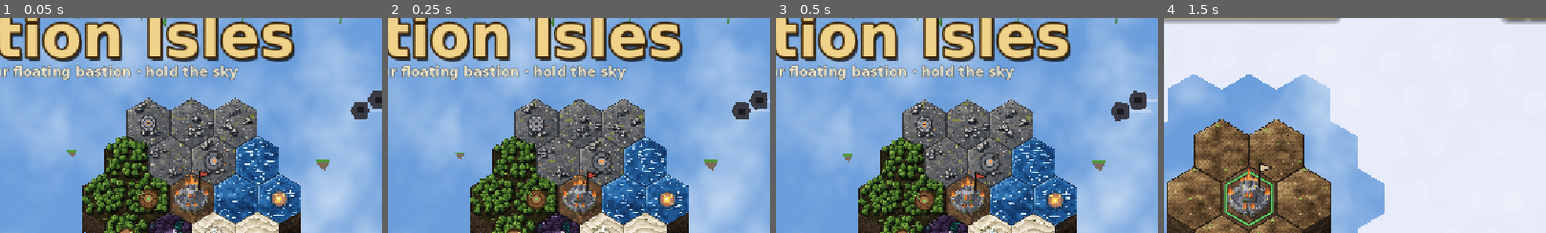
Above: before the commit, frames 1-4 (left to right).
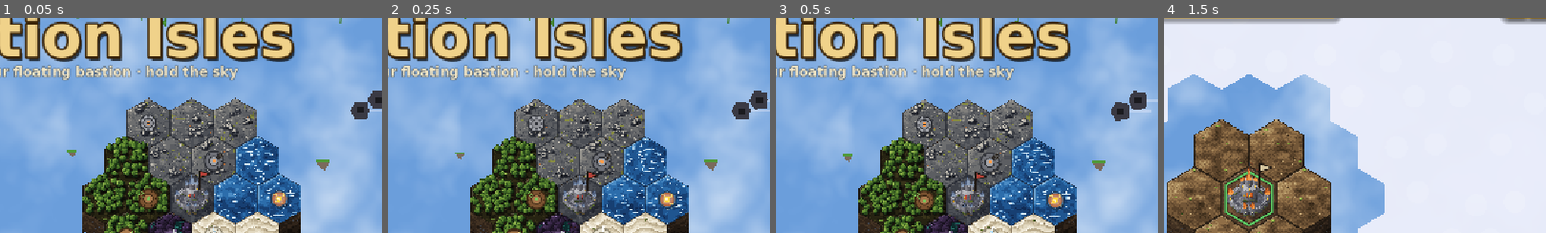
Above: after the commit, the same moments.

Repository: PfeiferSebastian/bastion-isles
Game: Godot game, scene res://scenes/ui/main_menu.tscn
The game is run twice, just before and just after one commit, with the same random seed, the same clock (stepped at 60 frames per second) and the same inputs.
Inputs:
- Up to frame 1 (0.05 s): no input
- Up to frame 2 (0.25 s): no input
- Up to frame 3 (0.5 s): no input
- Up to frame 4 (1.5 s): click "Start" at 0.5 s; click "Endless mode" at 1.25 s
The pictures show only the part of the screen within x 39-89%, y 8-58%; the shares and areas given below are measured in that part.

The runs differ from the first frame. In frame 1, 1.0% of the frame differs, in the area x 44-56%, y 71-96%; in frame 2, 1.0%; in frame 3, 1.0%; in frame 4, nothing differs.

Commit message:
Dress the HQ castle in the island's dominant biome
The terrain script builds a castle variant per faction biome (ground
around the walls, roof tiles, banners in the biome colour, a moat for
Lake); TerrainArt.hq picks the one for Island.hq_biome, in the game and
in the menu. The neutral castle is unchanged.

Co-Authored-By: Claude Opus 5.5 <noreply@anthropic.com>

Diff:
--- a/scripts/island/island_view.gd
+++ b/scripts/island/island_view.gd
@@ -422,7 +422,7 @@
 		var center := HexMath.to_pixel(coord, hex_size)
 		var shade := WASTELAND_TINT if tile.destroyed else tile_shade(tile)
 		if art:
-			_canvas.draw_texture_rect(TerrainArt.for_tile(tile), TerrainArt.tile_rect(center, hex_size), false, shade)
+			_canvas.draw_texture_rect(TerrainArt.for_tile(tile, island.hq_biome()), TerrainArt.tile_rect(center, hex_size), false, shade)
 		else:
 			_draw_plain_tile(tile, center, shade)
 		if tile.destroyed:
--- a/scripts/island/terrain_art.gd
+++ b/scripts/island/terrain_art.gd
@@ -24,8 +24,14 @@
 const BIG_MOUNTAIN_TIER := 4
 ## Rocky underside drawn below the island's edge tiles (variants 00–03).
 const UNDERSIDE := "underDirt"
-## The HQ: a dark walled castle on scorched ground.
+## The HQ: a walled castle; its ground, roofs and banners show the HQ's biome
+## (Island.hq_biome), the plain one stands on scorched ground.
 const HQ := "hexCastle00.png"
+const HQ_BY_BIOME := {
+	Biome.Type.FOREST: "hexCastleForest00.png", Biome.Type.MOUNTAIN: "hexCastleMountain00.png",
+	Biome.Type.PLAINS: "hexCastlePlains00.png", Biome.Type.SWAMP: "hexCastleSwamp00.png",
+	Biome.Type.LAKE: "hexCastleLake00.png",
+}
 
 ## Plain coloured hexes instead of the tiles (for testing the prototype look).
 static var force_colours := false
@@ -43,15 +49,20 @@
 	return _available
 
 
-## The art for `tile`: the castle for the HQ, otherwise one of its biome's variants, picked
-## stably from the tile's coordinate.
-static func for_tile(tile: IslandTile) -> Texture2D:
+## The art for `tile`: the castle for the HQ (in `hq_biome`), otherwise one of its biome's
+## variants, picked stably from the tile's coordinate.
+static func for_tile(tile: IslandTile, hq_biome := Biome.Type.NEUTRAL) -> Texture2D:
 	if tile.is_hq:
-		return _load(HQ)
+		return hq(hq_biome)
 	var name: String = TILE_NAMES[tile.biome]
 	if tile.biome == Biome.Type.MOUNTAIN and tile.tier < BIG_MOUNTAIN_TIER:
 		name = "hexHighlands"
 	return variant(name, tile.coord)
+
+
+## The HQ castle dressed in `biome`.
+static func hq(biome: Biome.Type) -> Texture2D:
+	return _load(HQ_BY_BIOME.get(biome, HQ))
 
 
 ## Art for a biome stone preview at `coord` (Tier 1).
--- a/scripts/ui/floating_island_art.gd
+++ b/scripts/ui/floating_island_art.gd
@@ -84,7 +84,7 @@
 	for tile in _tiles:
 		var c := HexMath.to_pixel(tile.coord, hex_size)
 		if art:
-			draw_texture_rect(TerrainArt.for_tile(tile), TerrainArt.tile_rect(c, hex_size), false)
+			draw_texture_rect(TerrainArt.for_tile(tile, _hq_biome), TerrainArt.tile_rect(c, hex_size), false)
 		else:
 			draw_colored_polygon(_hex(c, 0.96), Biome.color_of(tile.biome))
 	for tile in _tiles:
--- a/tests/battle_edit_check.gd
+++ b/tests/battle_edit_check.gd
@@ -92,6 +92,11 @@
 	_check(combat.mission_loot.gold == 40 and island.treasury.gold >= 0, "loot found stays listed")
 	await _frames(2)
 
+	# The HQ castle is dressed in the island's dominant biome.
+	var castle := TerrainArt.for_tile(island.get_tile(Island.HQ_COORD), island.hq_biome())
+	_check(castle != null and castle == TerrainArt.hq(island.hq_biome()), "HQ castle art follows its biome")
+	_check(TerrainArt.hq(Biome.Type.LAKE) != TerrainArt.hq(Biome.Type.NEUTRAL), "biome castles differ")
+
 	# Bad luck protection: smaller with more blueprints owned and found this mission.
 	_check(Economy.pity_step(0, 0) == Economy.PITY_STEP, "full pity step with no blueprints")
 	_check(Economy.pity_step(10, 0) < Economy.PITY_STEP and Economy.pity_step(10, 4) < Economy.pity_step(10, 0), "pity step shrinks with owned and found")
Binary file added: assets/art/terrain/hexCastleForest00.png
Not shown, added: assets/art/terrain/hexCastleForest00.png.import
Binary file added: assets/art/terrain/hexCastleLake00.png
Not shown, added: assets/art/terrain/hexCastleLake00.png.import
Binary file added: assets/art/terrain/hexCastleMountain00.png
Not shown, added: assets/art/terrain/hexCastleMountain00.png.import
Binary file added: assets/art/terrain/hexCastlePlains00.png
Not shown, added: assets/art/terrain/hexCastlePlains00.png.import
Binary file added: assets/art/terrain/hexCastleSwamp00.png
Not shown, added: assets/art/terrain/hexCastleSwamp00.png.import
Binary file added: assets/art/terrain/src/hexCastleForest00.aseprite
Binary file added: assets/art/terrain/src/hexCastleLake00.aseprite
(and 5 more such lines)
